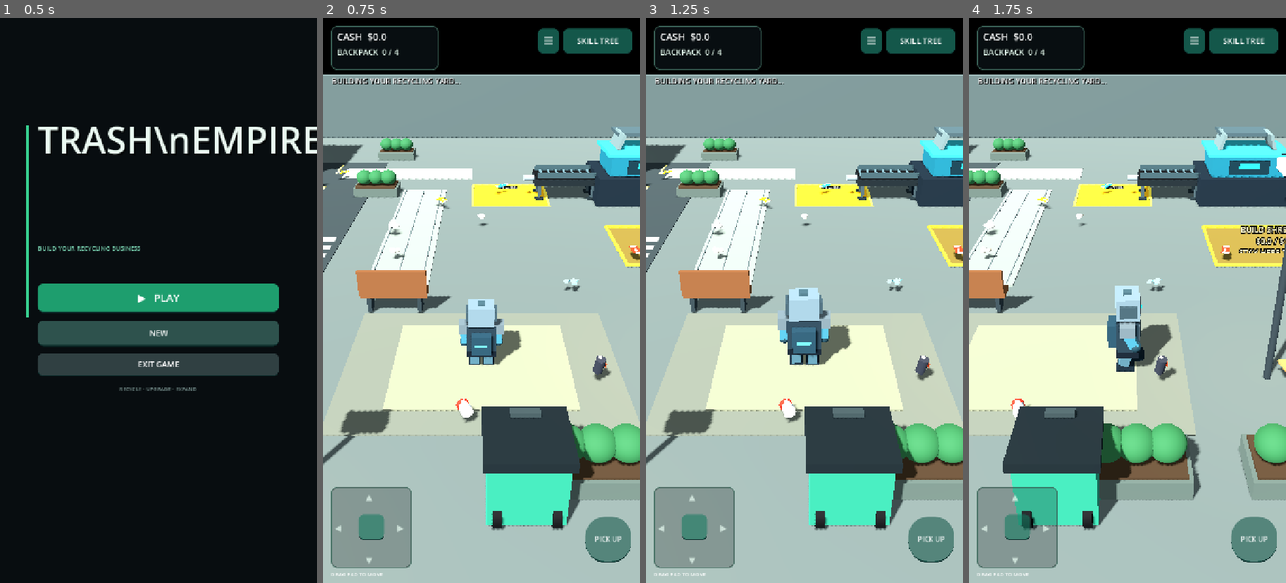
Above: before the commit, frames 1-4 (left to right).
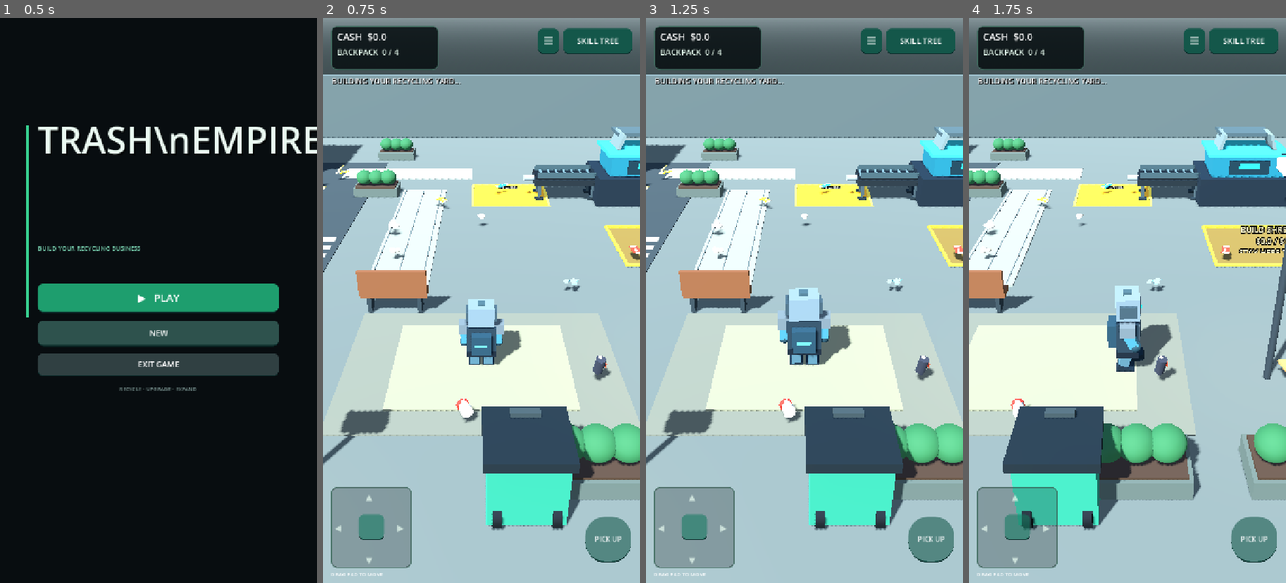
Above: after the commit, the same moments.

Repository: zekainstabot/trash-empire
Game: Godot game, scene res://Scenes/Main.tscn
The game is run twice, just before and just after one commit, with the same random seed, the same clock (stepped at 60 frames per second) and the same inputs.
Inputs (mouse positions are in pixels of both pictures, inside the frame that each line leads up to):
- Up to frame 1 (0.5 s): no input
- Up to frame 2 (0.75 s): click "▶ PLAY" at 0.5 s
- Up to frame 3 (1.25 s): no input
- Up to frame 4 (1.75 s): move the mouse to (1197, 272) at 1.27 s; hold D (move_right) from 1.28 s (still down); click (1197, 272) at 1.42 s

Frame 1 is identical in both runs. In frame 2, 11% of the frame differs, in the area x 0-100%, y 0-90%; in frame 3, 11%; in frame 4, 13%.

Commit message:
Improve sky colors and atmospheric lighting

Diff:
--- a/Scripts/main.gd
+++ b/Scripts/main.gd
@@ -146,10 +146,19 @@
 	var world_env := WorldEnvironment.new()
 	var env := Environment.new()
 	env.background_mode = Environment.BG_SKY
-	env.sky = Sky.new()
+	var sky_resource := Sky.new()
+	var sky_material := ProceduralSkyMaterial.new()
+	sky_material.sky_top_color = Color(0.16, 0.38, 0.68)
+	sky_material.sky_horizon_color = Color(0.72, 0.82, 0.92)
+	sky_material.ground_bottom_color = Color(0.20, 0.24, 0.25)
+	sky_material.ground_horizon_color = Color(0.55, 0.61, 0.63)
+	sky_material.sun_angle_max = 18.0
+	sky_material.use_debanding = true
+	sky_resource.sky_material = sky_material
+	env.sky = sky_resource
 	env.ambient_light_source = Environment.AMBIENT_SOURCE_COLOR
-	env.ambient_light_color = Color(0.72, 0.78, 0.83)
-	env.ambient_light_energy = 0.75
+	env.ambient_light_color = Color(0.68, 0.76, 0.86)
+	env.ambient_light_energy = 0.8
 	env.tonemap_mode = Environment.TONE_MAPPER_FILMIC
 	world_env.environment = env
 	add_child(world_env)
